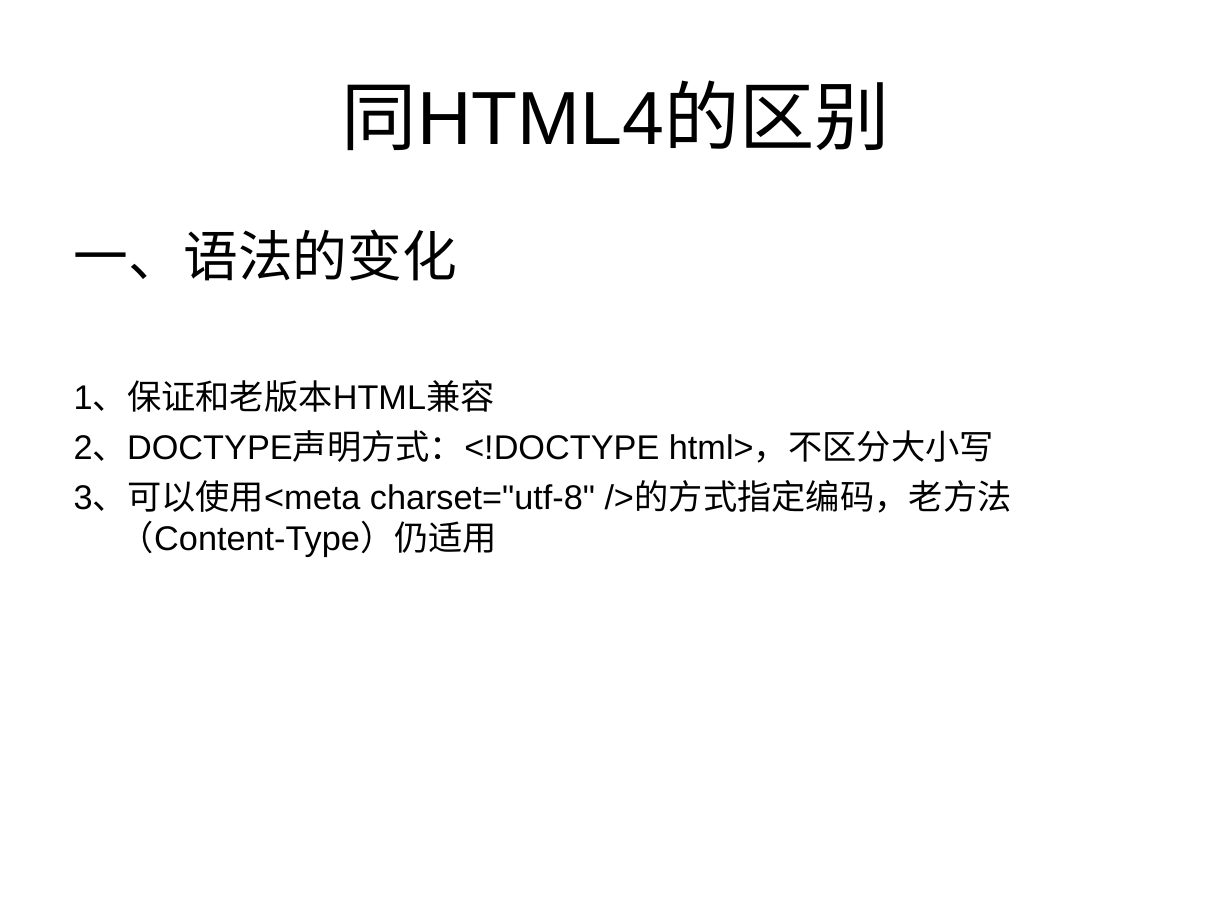
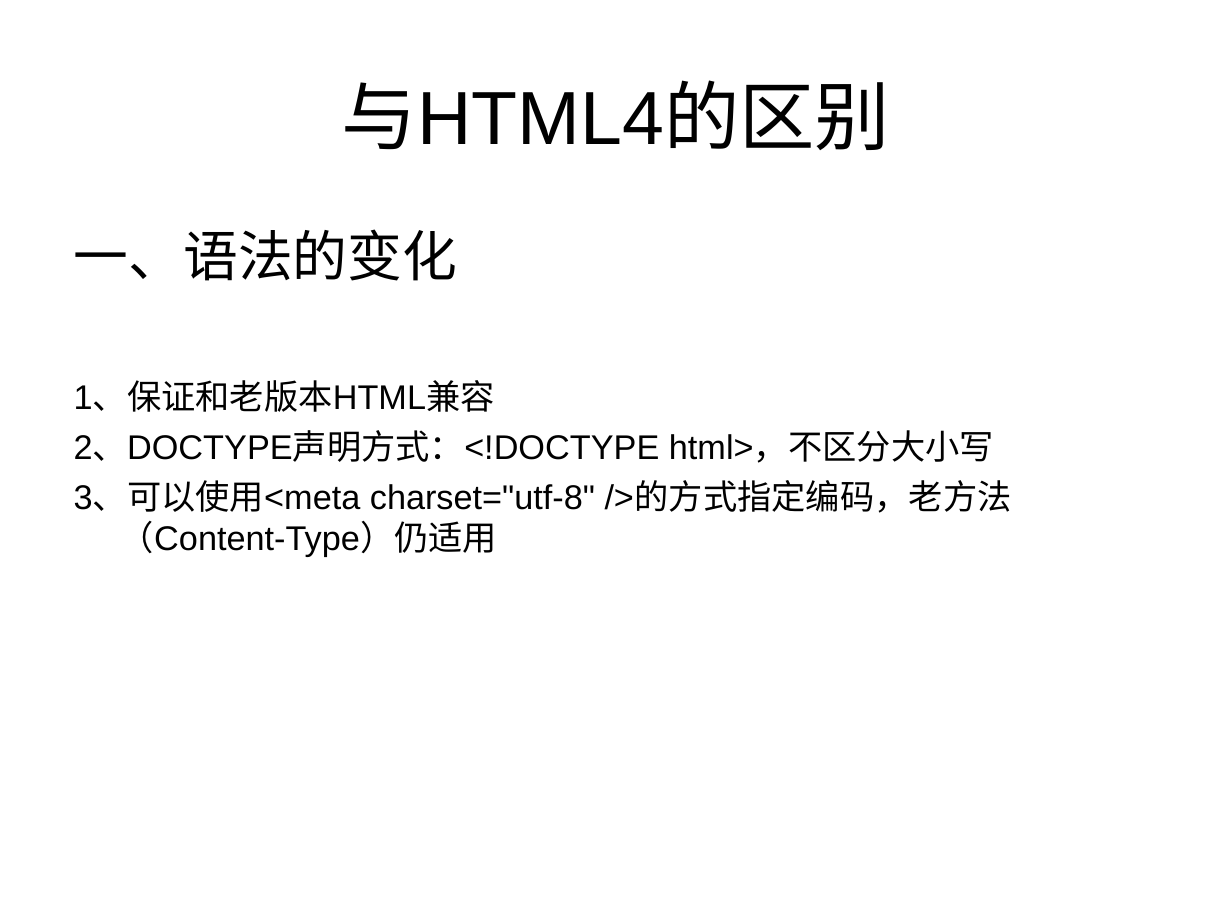
Before and after one commit to testuser2213/tom-wang-manual, a slide deck: slide 3 of manual/html5&css3/html5与css3权威指南/关于HTML5的分享/关于HTML5的分享.ppt. Drawn at 1232x924 pixels with LibreOffice and Linux fonts; fonts in the diff are those of the drawing. Boxes give left, top, right and bottom in pixels: in the first picture for what was removed or moved away, otherwise in the second. Text is boxed around its words. In the diff, an @@ line names an element or a change of style, - is before the commit and + after.

```diff
--- a/manual/html5&css3/html5与css3权威指南/关于HTML5的分享/关于HTML5的分享.ppt
+++ b/manual/html5&css3/html5与css3权威指南/关于HTML5的分享/关于HTML5的分享.ppt
@@ title at (342,80,890,150): text changed @@
-同HTML4的区别
+与HTML4的区别
```
Also in this commit, not shown: 3 other slides changed, 5 slides added, 7 other files.
